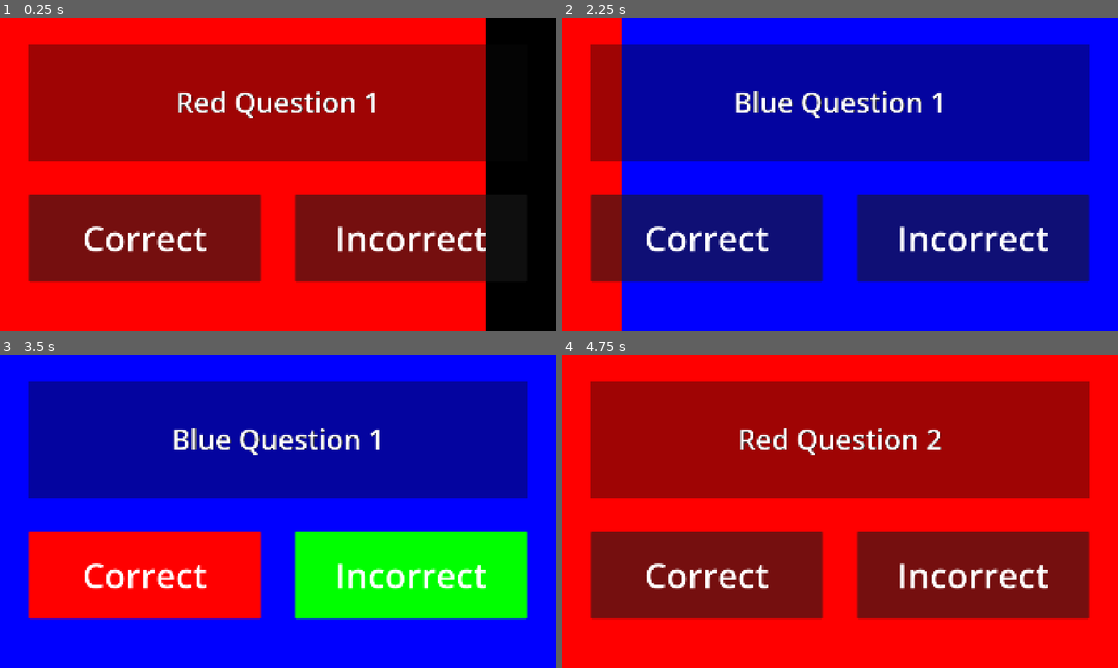
Above: before the commit, frames 1-4 (two rows, left to right).
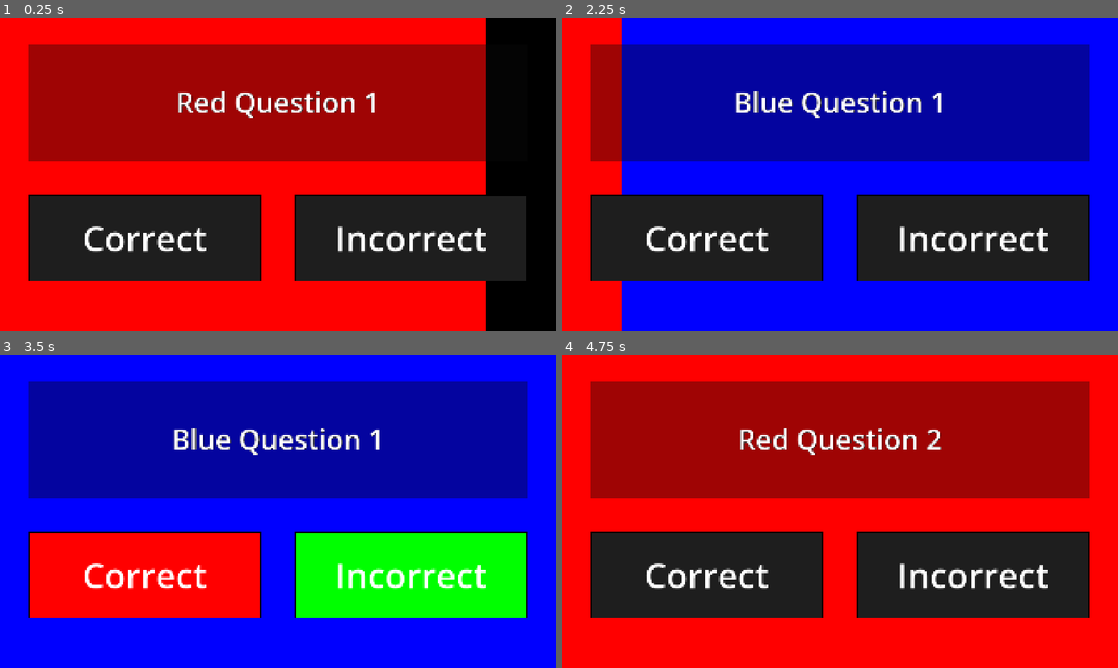
Above: after the commit, the same moments.

Repository: NyaaDoodle/team-questionnaire
Game: Godot game, scene res://scenes/game.tscn
Same seed, same stepped clock (60 frames per second), same inputs: the game is played once before the commit and once after it.
Inputs (mouse positions are in pixels of both pictures, inside the frame that each line leads up to):
- Up to frame 1 (0.25 s): no input
- Up to frame 2 (2.25 s): click "Correct" at 0.5 s; click (973, 237) at 1.25 s, where only the run after the commit has a clickable "Incorrect"; tap Enter at 2 s; move the mouse to (962, 158) at 2.02 s; press the mouse at (962, 158) at 2.03 s
- Up to frame 3 (3.5 s): release the mouse at (400, 495) at 2.75 s; click "Correct" at 2.75 s
- Up to frame 4 (4.75 s): tap Space at 3.5 s; move the mouse to (728, 527) at 3.52 s; click (728, 527) at 3.6 s; tap Enter at 4.25 s; move the mouse to (895, 442) at 4.27 s; press the mouse at (895, 442) at 4.28 s

The runs differ from the first frame. In frame 1, 20% of the frame differs, in the area x 5-88%, y 56-85%; in frame 2, 23%, in the area x 5-95%, y 56-85%; in frame 3, 1.2%; in frame 4, 23%.

Commit message:
Added sounds when clicking on AnswerButtons and on victory, added AnswerButton unique stylebox

Diff:
--- /dev/null
+++ b/default_bus_layout.tres
@@ -0,0 +1,15 @@
+[gd_resource type="AudioBusLayout" format=3 uid="uid://cfd7v8jyjhmls"]
+
+[resource]
+bus/1/name = &"SFX"
+bus/1/solo = false
+bus/1/mute = false
+bus/1/bypass_fx = false
+bus/1/volume_db = -4.002995
+bus/1/send = &"Master"
+bus/2/name = &"BGM"
+bus/2/solo = false
+bus/2/mute = false
+bus/2/bypass_fx = false
+bus/2/volume_db = -4.002995
+bus/2/send = &"Master"
--- /dev/null
+++ b/resources/answer_button_hover_stylebox.tres
@@ -0,0 +1,9 @@
+[gd_resource type="StyleBoxFlat" format=3 uid="uid://bw8vsk4b42glb"]
+
+[resource]
+bg_color = Color(0.23031491, 0.23031494, 0.23031494, 1)
+border_width_left = 5
+border_width_top = 5
+border_width_right = 5
+border_width_bottom = 5
+border_color = Color(0, 0, 0, 1)
--- /dev/null
+++ b/resources/answer_button_stylebox.tres
@@ -0,0 +1,9 @@
+[gd_resource type="StyleBoxFlat" format=3 uid="uid://bxuv7ekbl4pc4"]
+
+[resource]
+bg_color = Color(0.11858138, 0.11858138, 0.11858138, 1)
+border_width_left = 5
+border_width_top = 5
+border_width_right = 5
+border_width_bottom = 5
+border_color = Color(0, 0, 0, 1)
--- a/scenes/answer_button.tscn
+++ b/scenes/answer_button.tscn
@@ -1,8 +1,27 @@
 [gd_scene format=3 uid="uid://ceupqo10wixr6"]
+
+[ext_resource type="StyleBox" uid="uid://bxuv7ekbl4pc4" path="res://resources/answer_button_stylebox.tres" id="1_5501u"]
+[ext_resource type="Script" uid="uid://coxjkdaxqongq" path="res://scripts/answer_button.gd" id="1_afn2s"]
+[ext_resource type="StyleBox" uid="uid://bw8vsk4b42glb" path="res://resources/answer_button_hover_stylebox.tres" id="2_57cwc"]
+[ext_resource type="AudioStream" uid="uid://dmw3l5keeuu26" path="res://assets/sounds/32260__moxobna__smallcrowd.wav" id="2_tfjwn"]
+[ext_resource type="AudioStream" uid="uid://boii43sewnshr" path="res://assets/sounds/124996__phmiller42__aww.wav" id="3_5501u"]
 
 [node name="AnswerButton" type="Button" unique_id=158550015]
 offset_right = 800.0
 offset_bottom = 300.0
 theme_override_colors/font_outline_color = Color(0, 0, 0, 1)
 theme_override_font_sizes/font_size = 120
+theme_override_styles/normal = ExtResource("1_5501u")
+theme_override_styles/pressed = ExtResource("1_5501u")
+theme_override_styles/hover = ExtResource("2_57cwc")
+theme_override_styles/disabled = ExtResource("1_5501u")
+theme_override_styles/focus = ExtResource("1_5501u")
 text = "Text"
+script = ExtResource("1_afn2s")
+_correct_answer_sfx = ExtResource("2_tfjwn")
+_wrong_answer_sfx = ExtResource("3_5501u")
+
+[node name="AudioStreamPlayer2D" type="AudioStreamPlayer2D" parent="." unique_id=516803288]
+bus = &"SFX"
+
+[connection signal="pressed" from="." to="." method="_on_pressed"]
--- a/scenes/game.tscn
+++ b/scenes/game.tscn
@@ -6,6 +6,7 @@
 [ext_resource type="Script" uid="uid://b2b2as10mfxhp" path="res://scripts/screen_manager.gd" id="3_lnu2h"]
 [ext_resource type="PackedScene" uid="uid://pu2s4p5ng81c" path="res://scenes/question_screen.tscn" id="4_lbhrr"]
 [ext_resource type="PackedScene" uid="uid://cvdnvnn6ox8xo" path="res://scenes/background_panel.tscn" id="6_p57ef"]
+[ext_resource type="AudioStream" uid="uid://cotertli85u8g" path="res://assets/sounds/397353__plasterbrain__tada-fanfare-g.wav" id="7_u5sy4"]
 
 [node name="Game" type="Node" unique_id=342590552]
 
@@ -20,5 +21,9 @@
 
 [node name="BackgroundPanel" parent="GameManager/ScreenManager" unique_id=1545657533 instance=ExtResource("6_p57ef")]
 
+[node name="AudioStreamPlayer2D" type="AudioStreamPlayer2D" parent="GameManager/ScreenManager" unique_id=935790573]
+stream = ExtResource("7_u5sy4")
+bus = &"SFX"
+
 [node name="Camera2D" type="Camera2D" parent="." unique_id=409003338]
 anchor_mode = 0
--- /dev/null
+++ b/scripts/answer_button.gd
@@ -0,0 +1,41 @@
+class_name AnswerButton extends Button
+
+@onready var _audio_player: AudioStreamPlayer2D = $AudioStreamPlayer2D
+
+@export var _correct_answer_sfx: AudioStream
+@export var _wrong_answer_sfx: AudioStream
+var _color : Color
+
+func set_as_correct_answer(on_pressed_callable: Callable) -> void:
+	_setup(Color.GREEN, _correct_answer_sfx, on_pressed_callable)
+
+func set_as_wrong_answer(on_pressed_callable: Callable) -> void:
+	_setup(Color.RED, _wrong_answer_sfx, on_pressed_callable)
+
+func _setup(reveal_color: Color, reveal_sfx: AudioStream, on_pressed_callable: Callable):
+	_color = reveal_color
+	_audio_player.stream = reveal_sfx
+	pressed.connect(on_pressed_callable)
+
+func _disable_button() -> void:
+	disabled = true
+
+func _play_sound() -> void:
+	_audio_player.play()
+
+func _change_color() -> void:
+	var stylebox = get_theme_stylebox("normal").duplicate()
+	stylebox.bg_color = _color
+	add_theme_stylebox_override("normal", stylebox)
+	add_theme_stylebox_override("pressed", stylebox)
+	add_theme_stylebox_override("hover", stylebox)
+	add_theme_stylebox_override("disabled", stylebox)
+	add_theme_stylebox_override("focus", stylebox)
+
+func reveal_answer() -> void:
+	_disable_button()
+	_change_color()
+
+func _on_pressed() -> void:
+	_play_sound()
+	reveal_answer()
--- a/scripts/question_screen.gd
+++ b/scripts/question_screen.gd
@@ -4,8 +4,8 @@
 signal wrong_answer_chosen
 
 @onready var question_label: Label = $QuestionLabel
-@onready var left_answer_button: Button = $LeftAnswerButton
-@onready var right_answer_button: Button = $RightAnswerButton
+@onready var left_answer_button: AnswerButton = $LeftAnswerButton
+@onready var right_answer_button: AnswerButton = $RightAnswerButton
 
 var correct_answer_button: Button
 var wrong_answer_button: Button
@@ -32,31 +32,14 @@
 	var is_left_button_correct_answer: bool = (correct_answer == Question.AnswerChoice.LeftAnswer)
 	correct_answer_button = left_answer_button if is_left_button_correct_answer else right_answer_button
 	wrong_answer_button = right_answer_button if is_left_button_correct_answer else left_answer_button
-	correct_answer_button.pressed.connect(_on_correct_answer_button_pressed)
-	wrong_answer_button.pressed.connect(_on_wrong_answer_button_pressed)
+	correct_answer_button.set_as_correct_answer(_on_correct_answer_button_pressed)
+	wrong_answer_button.set_as_wrong_answer(_on_wrong_answer_button_pressed)
 
 func _on_correct_answer_button_pressed() -> void:
-	_disable_buttons()
-	_color_button(correct_answer_button, Color.GREEN)
 	correct_answer_chosen.emit()
 	is_answer_chosen = true
 
 func _on_wrong_answer_button_pressed() -> void:
-	_disable_buttons()
-	_color_button(wrong_answer_button, Color.RED)
-	_color_button(correct_answer_button, Color.GREEN)
+	correct_answer_button.reveal_answer()
 	wrong_answer_chosen.emit()
 	is_answer_chosen = true
-
-func _disable_buttons() -> void:
-	left_answer_button.disabled = true
-	right_answer_button.disabled = true
-
-func _color_button(button: Button, color: Color) -> void:
-	var stylebox = button.get_theme_stylebox("normal").duplicate()
-	stylebox.bg_color = color
-	button.add_theme_stylebox_override("normal", stylebox)
-	button.add_theme_stylebox_override("pressed", stylebox)
-	button.add_theme_stylebox_override("hover", stylebox)
-	button.add_theme_stylebox_override("disabled", stylebox)
-	button.add_theme_stylebox_override("focus", stylebox)
--- a/scripts/screen_manager.gd
+++ b/scripts/screen_manager.gd
@@ -9,6 +9,7 @@
 @export var _question_screen_scene: PackedScene
 
 @onready var _background_panel: BackgroundPanel = $BackgroundPanel
+@onready var _victory_audio_player: AudioStreamPlayer2D = $AudioStreamPlayer2D
 
 var _current_screen: GameScreen
 
@@ -54,6 +55,7 @@
 			win_text = "The winner is %s!" % right_team.name
 			_background_panel.slide_switch_to_right_panel(right_team.color)
 	_spawn_results_screen(left_team, right_team, win_text)
+	_victory_audio_player.play()
 
 func show_question_screen(question: Question, background_color: Color, direction: Team.Direction) -> void:
 	_slide_change_background(background_color, direction)
Not shown, added: assets/sounds/124996__phmiller42__aww.wav.import
Not shown, added: assets/sounds/32260__moxobna__smallcrowd.wav.import
Not shown, added: assets/sounds/397353__plasterbrain__tada-fanfare-g.wav.import
Not shown, added: scripts/answer_button.gd.uid
Not shown, added: assets/sounds/124996__phmiller42__aww.wav
Not shown, added: assets/sounds/32260__moxobna__smallcrowd.wav
Not shown, added: assets/sounds/397353__plasterbrain__tada-fanfare-g.wav
